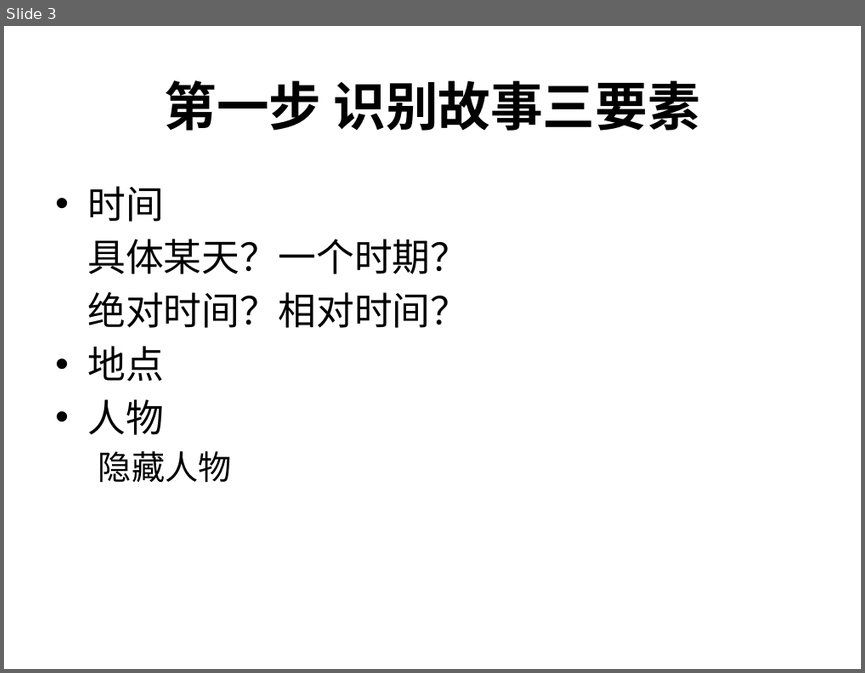
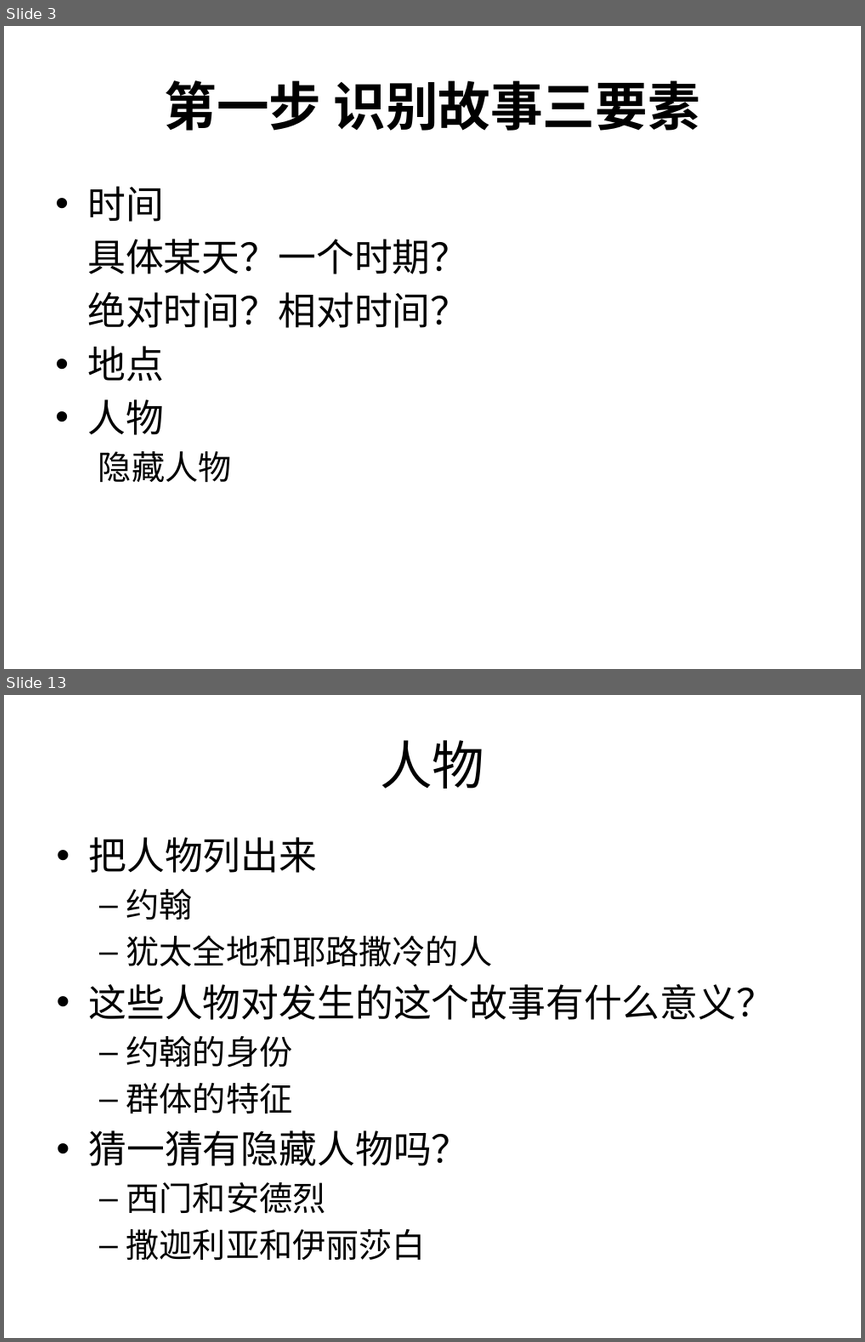
Before and after one commit to zy-hz/my-bible, a slide deck: 课程设计/马可福音查经/PPT/01.pptx. Shown one above the other, each under a label of ours: slide 3 before the commit, slides 3 and 13 after it; the slides between them are not shown. The pictures are 865x673 and 865x1342 pixels, drawn with LibreOffice and Linux fonts; fonts in the diff are those of the drawing. Boxes give left, top, right and bottom in pixels: in the first picture for what was removed or moved away, otherwise in the second. Text is boxed around its words. In the diff, an @@ line names an element or a change of style, - is before the commit and + after.

```diff
--- a/课程设计/马可福音查经/PPT/01.pptx
+++ b/课程设计/马可福音查经/PPT/01.pptx
@@ slide 13 added at (4, 695, 861, 1338), background #FFFFFF @@
@@ title added at (380, 740, 484, 789), 44 pt, text #000000 @@
+人物
@@ text added at (89, 837, 775, 1260), 28 pt, text #000000 @@
+• 把人物列出来
+  – 约翰
+  – 犹太全地和耶路撒冷的人
+• 这些人物对发生的这个故事有什么意义？
+  – 约翰的身份
+  – 群体的特征
+• 猜一猜有隐藏人物吗？
+  – 西门和安德烈
+  – 撒迦利亚和伊丽莎白
```
Also in this commit, not shown: 12 other slides added, 1 slide removed.
